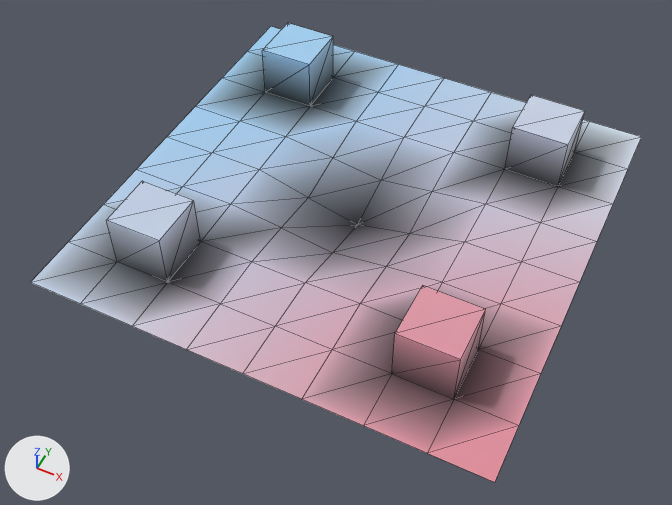
What one commit did to the glTF model examples/18_particles/assets/scene.glb.
One viewpoint serves both versions: a 50 mm camera at (9.64, -21.02, 23.31) aimed at (-0.03, -1.69, -0.86). The lights are fixed; the arrows at lower left show +X, +Y and +Z. Mesh edges are drawn as thin lines. Vertices at the same position are counted once.

Names of what the first picture shows: 'Scene'.
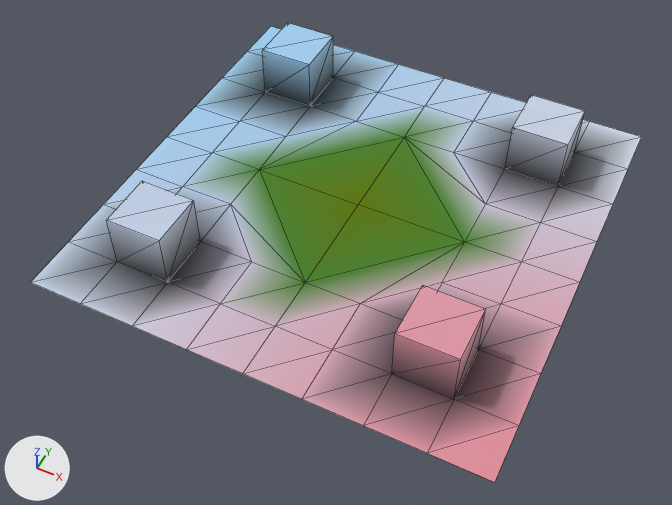
Changed parts and their boxes [x1, y1, x2, y2] in the pictures (672 x 505 px):
```json
{"part": 1, "of": "me_scene", "change": "cut back", "before": [201, 121, 505, 304], "after": [201, 121, 505, 304]}
{"part": 2, "of": "me_scene", "change": "recoloured", "before": [187, 107, 535, 324], "after": [187, 107, 535, 324]}
```

The change, as JSON lines over the scene's bpy script:
```json
{"block": "me_scene", "where": "# used by ob_scene; location = (0.0, 0.0, 0.0)"}
{"op": "remove", "block": "me_scene", "code": "me_scene.from_pydata(...)  # 97 vertices, 160 faces; spans x -8.0..8.0, y -8.0..8.0, z -1.0..2.0"}
{"op": "add", "block": "me_scene", "code": "me_scene.from_pydata(...)  # 89 vertices, 144 faces; spans x -8.0..8.0, y -8.0..8.0, z 0.0..2.0"}
{"block": "me_scene", "change": "me_scene part 1"}
{"block": "me_scene", "change": "9 vertices are removed from x -2.0..2.0, y -2.0..2.0, z -1.0..-0.3"}
{"block": "me_scene", "change": "30 faces are deleted"}
{"block": "me_scene", "change": "1 vertex is added at (0.0, 0.0, 0.0)"}
{"block": "me_scene", "change": "14 new faces join them"}
{"block": "me_scene", "change": "me_scene part 2: 12 kept faces spanning x -6.0..6.0, y -6.0..6.0, z 0.0 get new vertex colours"}
```
